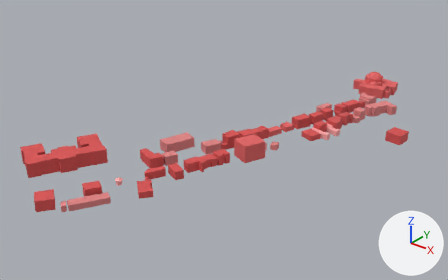
The glTF model public/models/model.glb as it was, and as the next commit left it.
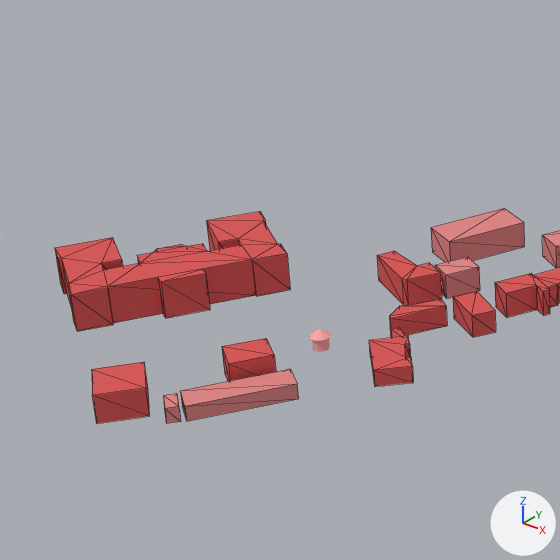
The first picture shows the older version from a 50 mm lens placed at (262.7, -429.0, 236.0), pointed at (-51.9, -35.7, -7.8). The close-ups show the older and then the newer version on the part from 0% to 46% of the width and 20% to 94% of the height of that picture. Only the edits that show in the close-ups are written down. The lights are fixed; the arrows at lower right show +X, +Y and +Z. The close-ups show mesh edges as thin lines. Where no turn or scale is listed for an object, it has been applied to the vertices. Vertices at exactly the same position are counted once.

The first close-up shows 'D1.001', 'D3.001', 'D4.001', 'D6.001', 'D7.001', 'D8.001', 'D9.002', 'G2.001', 'G3.001', 'G4.001', 'Nomarxia' and 5 more.
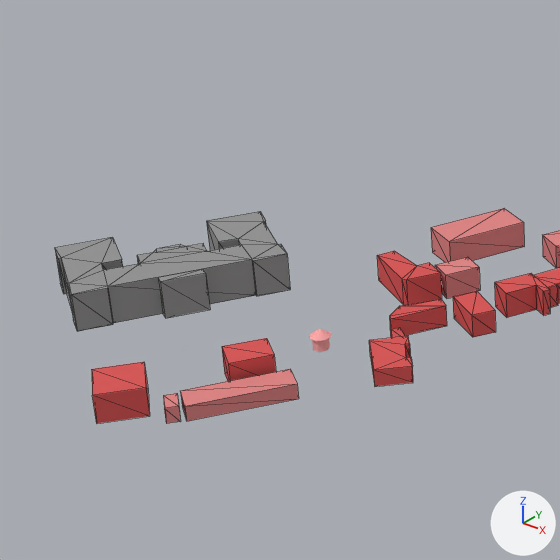
Patch to the scene script:
```diff
--- a/public/models/model.glb.py
+++ b/public/models/model.glb.py
@@ mat_yparonta @@
+mat_yparonta = principled_material('yparonta')
+mat_yparonta.base_color = (0.295, 0.295, 0.295)  # grey #949494
+mat_yparonta.roughness = 0.759
@@ me_nomarxia @@
 me_nomarxia.from_pydata(...)  # 72 vertices, 136 faces; spans x -47.0..10.5, y -25.9..44.3, z 0.0..12.0
 # used by ob_nomarxia; location = (-99.7, -169.5, 0.0)
+# me_nomarxia part 1: 136 faces spanning x -47.0..10.5, y -25.9..44.3, z 0.0..12.0 switch from mat_katagegramena (red #db5151) to mat_yparonta (grey #949494)
```

Pixel boxes [x1, y1, x2, y2] of what changed, in the close-ups (560 x 560 px):
part 1 of me_nomarxia, recoloured (red to grey)
    both: [55, 212, 290, 331]
